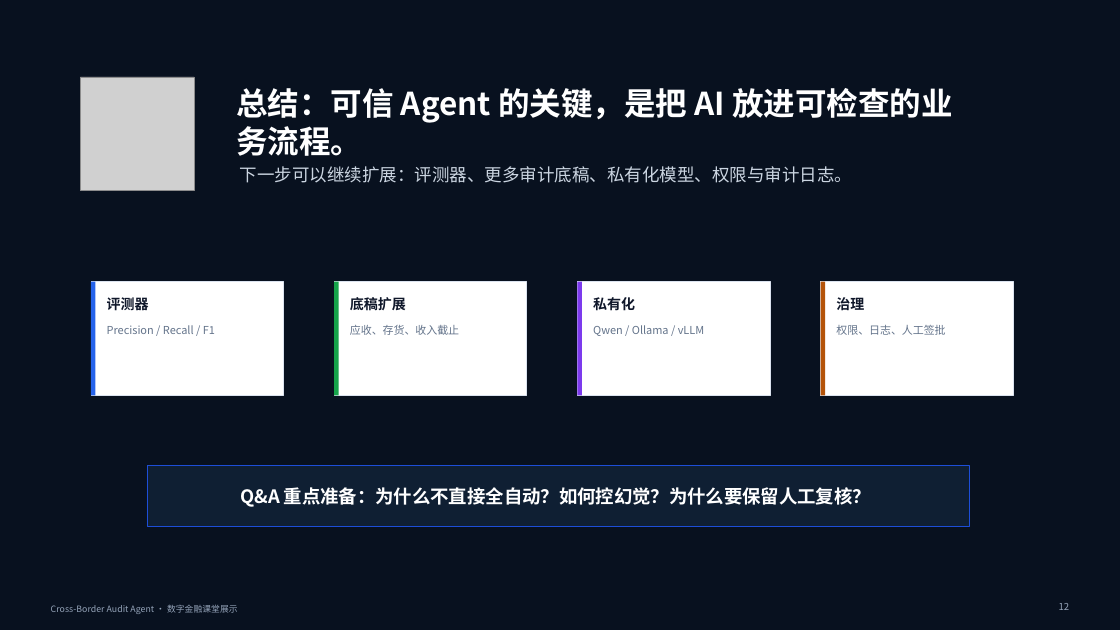
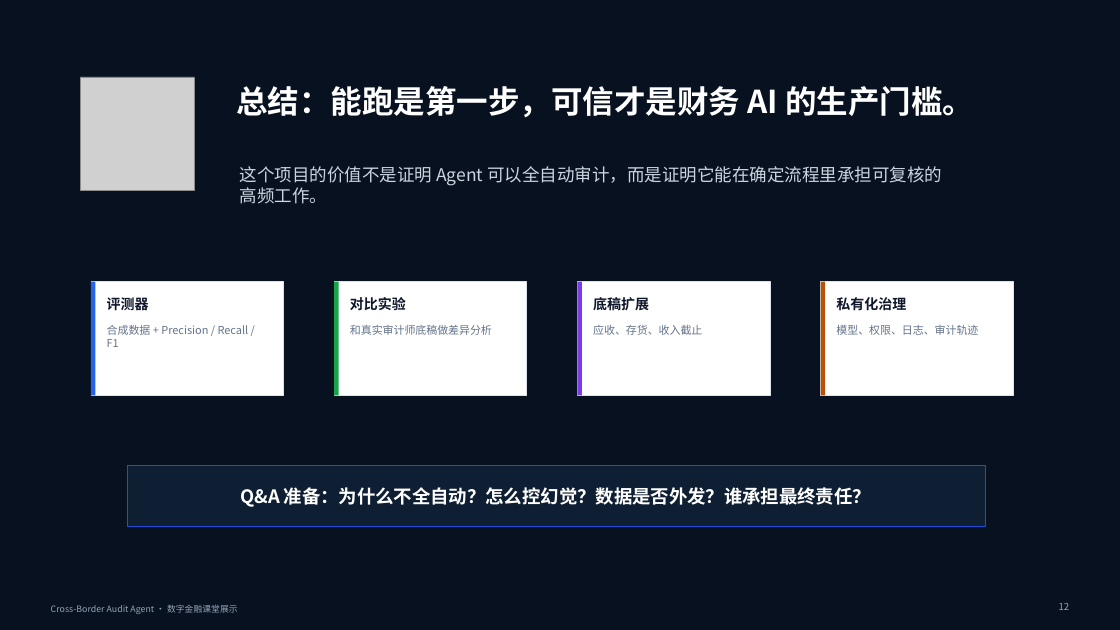
Before and after one commit to wangzichang224-design/cross_border_audit_agent, a slide deck: slide 12 of deliverables/cross-border-audit-agent-class-demo.pptx. Drawn at 1120x630 pixels with LibreOffice and Linux fonts; fonts in the diff are those of the drawing; grey boxes stand for pictures. Boxes give left, top, right and bottom in pixels: in the first picture for what was removed or moved away, otherwise in the second. Text is boxed around its words. In the diff, an @@ line names an element or a change of style, - is before the commit and + after.

Commit message:
docs: align class deck with finance agent reflections

```diff
--- a/deliverables/cross-border-audit-agent-class-demo.pptx
+++ b/deliverables/cross-border-audit-agent-class-demo.pptx
@@ text at (x1=236, y1=86, x2=974, y2=117): text changed @@
-总结：可信 Agent 的关键，是把 AI 放进可检查的业务流程。
+总结：能跑是第一步，可信才是财务 AI 的生产门槛。
@@ text at (x1=240, y1=166, x2=942, y2=204): text changed @@
-下一步可以继续扩展：评测器、更多审计底稿、私有化模型、权限与审计日志。
+这个项目的价值不是证明 Agent 可以全自动审计，而是证明它能在确定流程里承担可复核的高频工作。
@@ text at (x1=350, y1=297, x2=406, y2=310): text changed @@
-底稿扩展
+对比实验
@@ text at (x1=593, y1=296, x2=649, y2=314): text changed @@
-私有化
+底稿扩展
@@ text at (x1=836, y1=297, x2=906, y2=311): text changed @@
-治理
+私有化治理
@@ text at (x1=107, y1=325, x2=249, y2=347): text changed @@
-Precision / Recall / F1
+合成数据 + Precision / Recall / F1
@@ text at (x1=350, y1=325, x2=492, y2=335): text changed @@
-应收、存货、收入截止
+和真实审计师底稿做差异分析
@@ text at (x1=593, y1=325, x2=702, y2=335): text changed @@
-Qwen / Ollama / vLLM
+应收、存货、收入截止
@@ text at (x1=836, y1=325, x2=978, y2=335): text changed @@
-权限、日志、人工签批
+模型、权限、日志、审计轨迹
@@ rectangle resized from (x1=147, y1=465, x2=970, y2=527) to (x1=128, y1=465, x2=986, y2=527) @@
@@ text at (x1=240, y1=487, x2=871, y2=507): text changed @@
-Q&A 重点准备：为什么不直接全自动？如何控幻觉？为什么要保留人工复核？
+Q&A 准备：为什么不全自动？怎么控幻觉？数据是否外发？谁承担最终责任？
```
Also in this commit, not shown: 3 other slides changed, 8 slides added, 8 slides removed, 1 other file.
